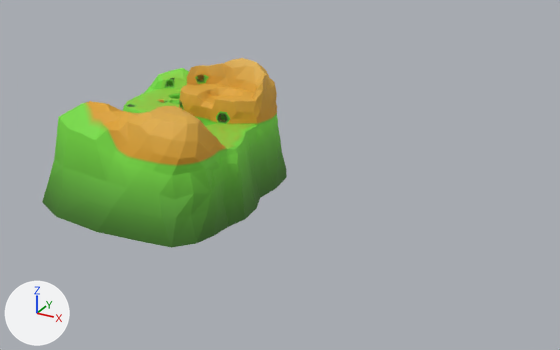
An edit to the FBX model Goodbye World/Assets/Models/Terrain3.fbx, drawn before and after from the same camera.
Rendered twice from a 50 mm camera at (183.7, -240.9, 101.0) aimed at (58.4, -13.1, -12.9). Arrows for +X, +Y and +Z are at lower left; the lights stay in place.

Objects in the first picture: 'Terrain'.
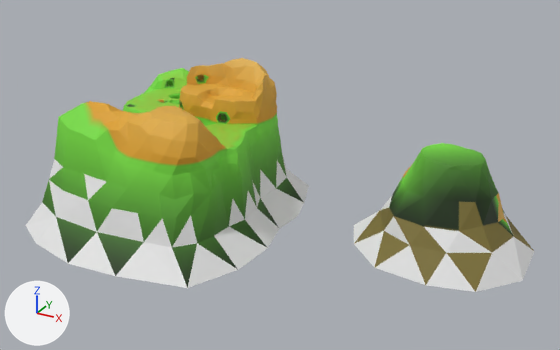
What changed in the scene script:
```text
Add mat_wireframe:
    mat_wireframe = principled_material('Wireframe')
    mat_wireframe.base_color = (0.8, 0.8, 0.8)  # white #e7e7e7
    mat_wireframe.roughness = 0.69
Change me_plane_002:
    used by ob_terrain; location = (0.0, 0.0, 0.0)
    remove me_plane_002.from_pydata(...)  # 1529 vertices, 2855 faces; spans x -30.5..52.1, y -60.9..37.1, z -26.1..19.7
    add me_plane_002.from_pydata(...)  # 1697 vertices, 3199 faces; spans x -38.7..146.9, y -70.6..44.8, z -35.5..19.7
    me_plane_002 part 1: a new loose piece of 142 vertices spanning x 81.2..146.9, y -24.4..35.4, z -35.5..0.3
    me_plane_002 part 2
    26 vertices are added at x -38.7..61.4, y -70.6..44.8, z -35.5
    37 new faces join them, mat_material_001 (picture img_shade_png)
    35 new faces join them, mat_wireframe (white #e7e7e7)
    me_plane_002 part 3: 30 faces spanning x -30.5..52.1, y -60.9..37.1, z -26.1..-7.1 switch from mat_material_001 (picture img_shade_png) to mat_wireframe (white #e7e7e7)
```

Where the change shows, as pixel boxes (x1, y1, x2, y2) in the pictures (560 x 350 px):
'Terrain', reshaped (108% wider, 23% taller)
    before: (42, 58, 287, 248)
    after: (25, 58, 535, 292)
part 1 of me_plane_002, added
    after: (354, 143, 535, 292)
part 2 of me_plane_002, added
    after: (25, 169, 309, 288)
part 3 of me_plane_002, recoloured (green to white)
    both: (49, 158, 287, 248)
